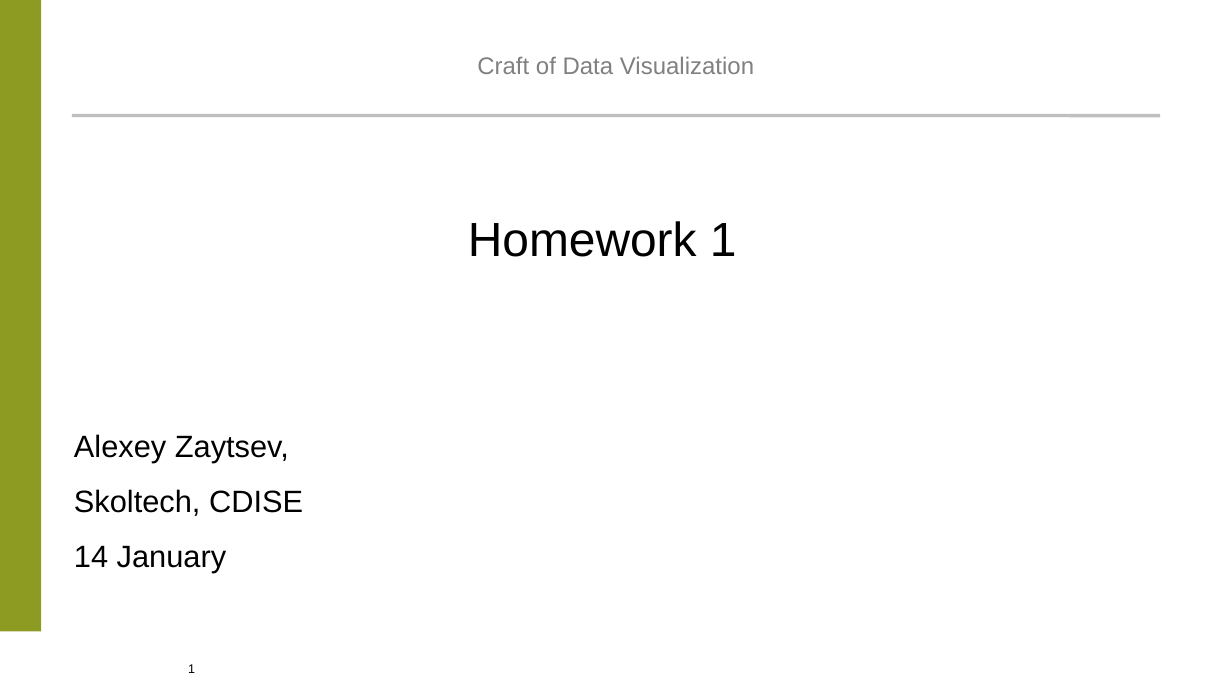
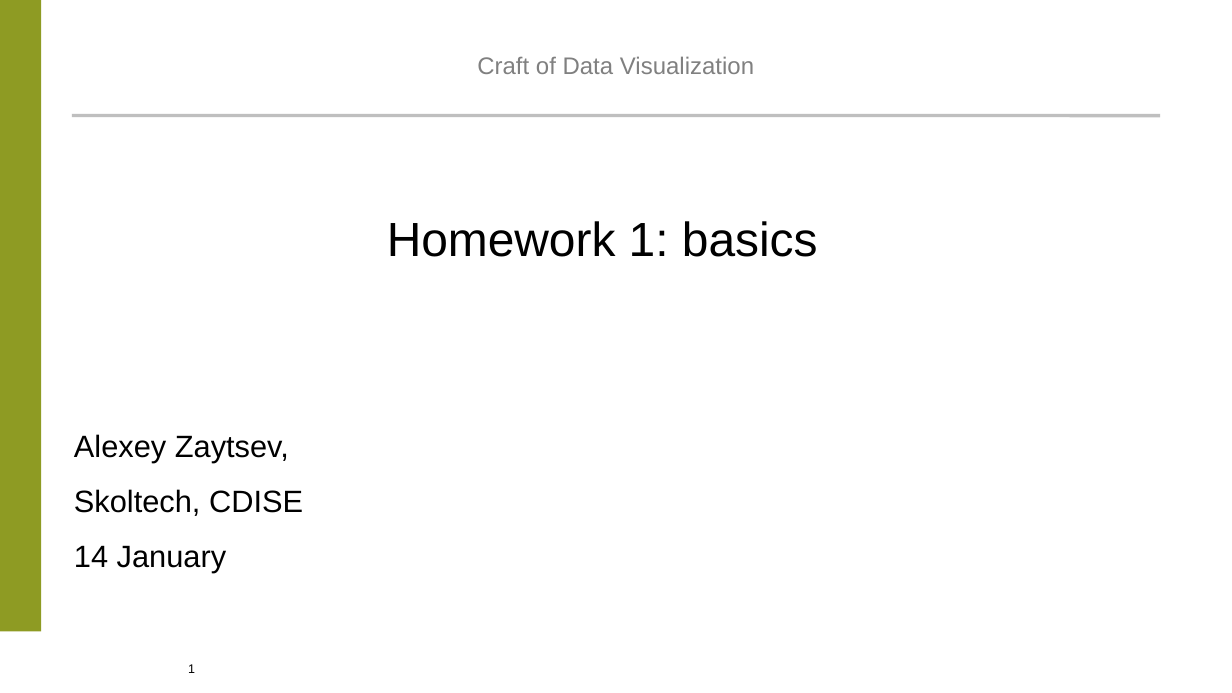
Before and after one commit to likzet/craft_of_data_visualization, a slide deck: slide 1 of day_1/3_homework_1_basics/homework_1.pptx. Drawn at 1232x693 pixels with LibreOffice and Linux fonts; fonts in the diff are those of the drawing; background and template pictures are left out. Boxes give left, top, right and bottom in pixels: in the first picture for what was removed or moved away, otherwise in the second. Text is boxed around its words. In the diff, an @@ line names an element or a change of style, - is before the commit and + after.

Commit message:
Update homework 1

```diff
--- a/day_1/3_homework_1_basics/homework_1.pptx
+++ b/day_1/3_homework_1_basics/homework_1.pptx
@@ text at bbox=[387, 221, 818, 257]: text changed @@
-Homework 1
+Homework 1: basics
```
Also in this commit, not shown: 2 other slides changed, 1 slide removed, 6 other files.
